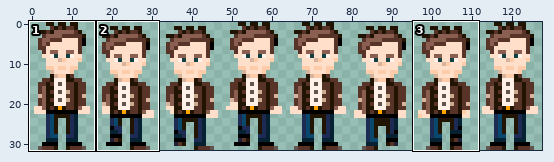
Two versions of one pixel-art file, assets/sprites/Walk-Down.aseprite. The picture above shows the old version from afar; the outline marks the close-up.
Close-up. As it was:
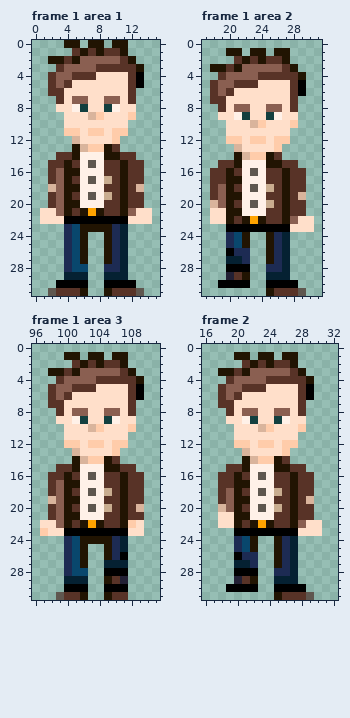
128x32 pixels, 2 frames. Shown: frame 1 area 1: x 0..15, y 0..31; frame 1 area 2: x 17..31, y 0..31; frame 1 area 3: x 96..111, y 0..31; frame 2: x 16..32, y 0..31. The commit also changed other frames or places, which this record leaves out.
And afterwards:
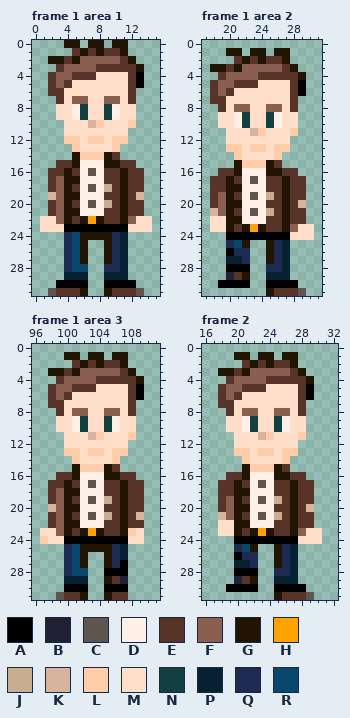
Palette (. is transparent): A #000000  B #222034  C #5f574f  D #fff1e8  E #583327  F #8a5f51  G #211402  H #ffa300  J #c9ad90  K #d9b49c  L #ffccaa  M #ffdfca  N #123f3f  P #052132  Q #1d2b53  R #09476d
The edit:
Changed rows in their new state; - is an unchanged pixel.
Frame 1 area 1:
first column x 1:
 9 --M-DNMMND-M--
10 ------KL---L--
11 ---MM-MM-MM---
12 ---LL-LL--L---
13 ----LMMMML----
14 --..-LLL-E..--
15 -.-EG-D-GGE-.-
16 --E-E-C-------
17 ----G-D-E-----
18 -E--E-C-J---E-
19 -K--G-D-E---K-
20 ----E-C-J-----
21 .E--GDDD---EE.
22 --FGEGHGEEGF--
23 MMMAAAAAAAAMMM
24 ------GG------
Frame 1 area 2:
first column x 18:
10 -M-DNMMND-M--
11 -----KL---L--
12 --MM-MM-MM---
13 --LL-LL--L---
14 ---LMMMML----
15 -..-LLL-E..--
16 .-EG-D-GGE-.-
17 ---E-C-------
18 -E-G-D-E-----
19 ---E-C-J---E-
20 E--G-D-E---K-
21 KF-E-C-J-----
22 ---GDDD---EE.
23 MMGEGHGEEGF--
24 --AAAAAAAAMMM
Frame 1 area 3:
first column x 97:
10 --M-DNMMND-M-
11 ------KL---L-
12 ---MM-MM-MM--
13 ---LL-LL--L--
14 ----LMMMML---
15 --..-LLL-E..-
16 -.-EG-D-GGE-.
17 --E-E-C------
18 ----G-D-E----
19 -E--E-C-J----
20 -K--G-D-E---E
21 ----E-C-J---K
22 .E--GDDD---EE
23 M-FGEGHGEEGL-
24 LMMAAAAAAAAMM
25 ------GG-----
26 ----------P--
27 --------GQA--
Frame 2: the same change as frame 1 area 2
Where, in picture pixels (left, top, right, bottom), the same in both close-ups:
changed: (40, 112, 152, 240)
changed: (210, 120, 314, 240)
changed: (40, 424, 144, 568)
changed: (218, 424, 322, 544)
